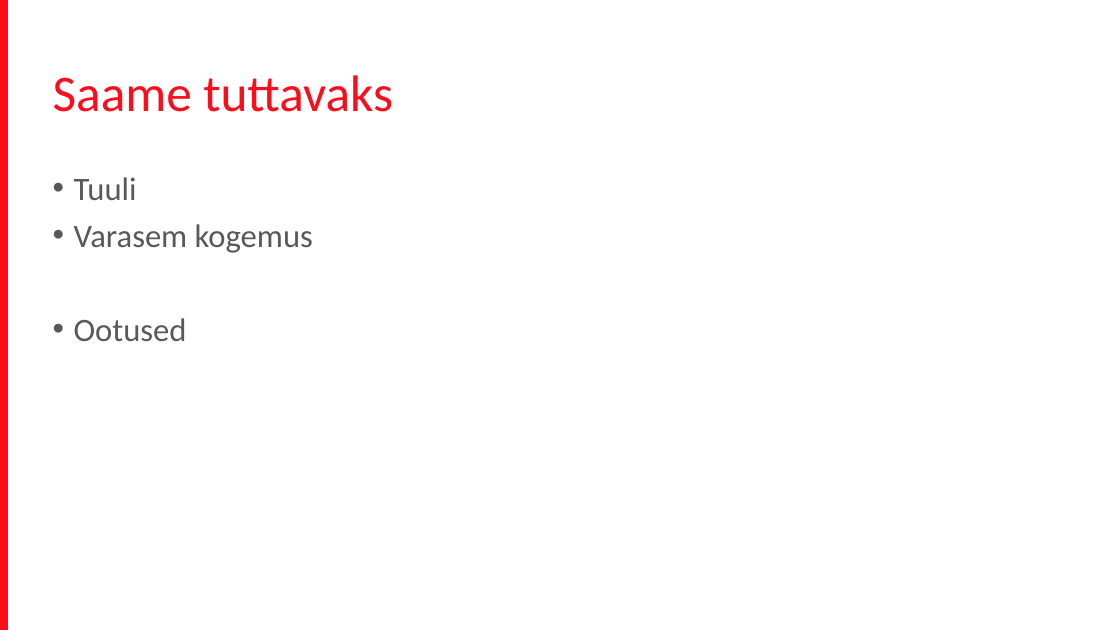
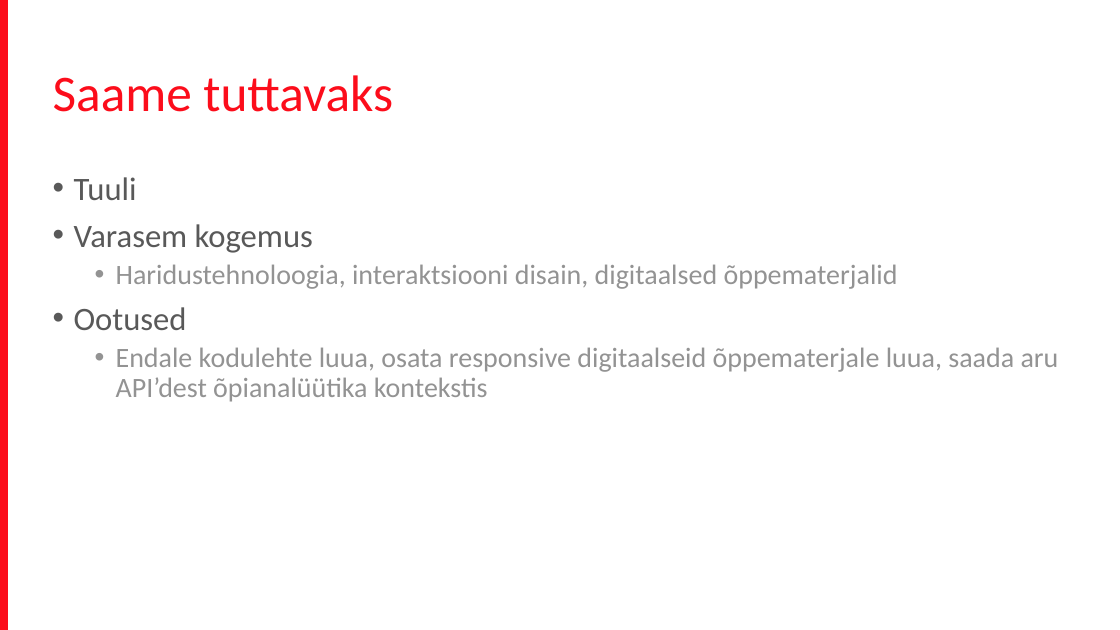
Before and after one commit to terjevolke/FrontEnd201704, a slide deck: slide 8 of Front_end_koolitus.pptx. Drawn at 1120x630 pixels with LibreOffice and Linux fonts; fonts in the diff are those of the drawing; background and template pictures are left out. Boxes give left, top, right and bottom in pixels: in the first picture for what was removed or moved away, otherwise in the second. Text is boxed around its words. In the diff, an @@ line names an element or a change of style, - is before the commit and + after.

Commit message:
lisasin tutvustuse

```diff
--- a/Front_end_koolitus.pptx
+++ b/Front_end_koolitus.pptx
@@ text at (x1=116, y1=264, x2=898, y2=289): paragraph added @@
+  • Haridustehnoloogia, interaktsiooni disain, digitaalsed õppematerjalid
@@ text at (x1=116, y1=347, x2=1059, y2=402): paragraph added @@
+  • Endale kodulehte luua, osata responsive digitaalseid õppematerjale luua, saada aru API’dest õpianalüütika kontekstis
```
